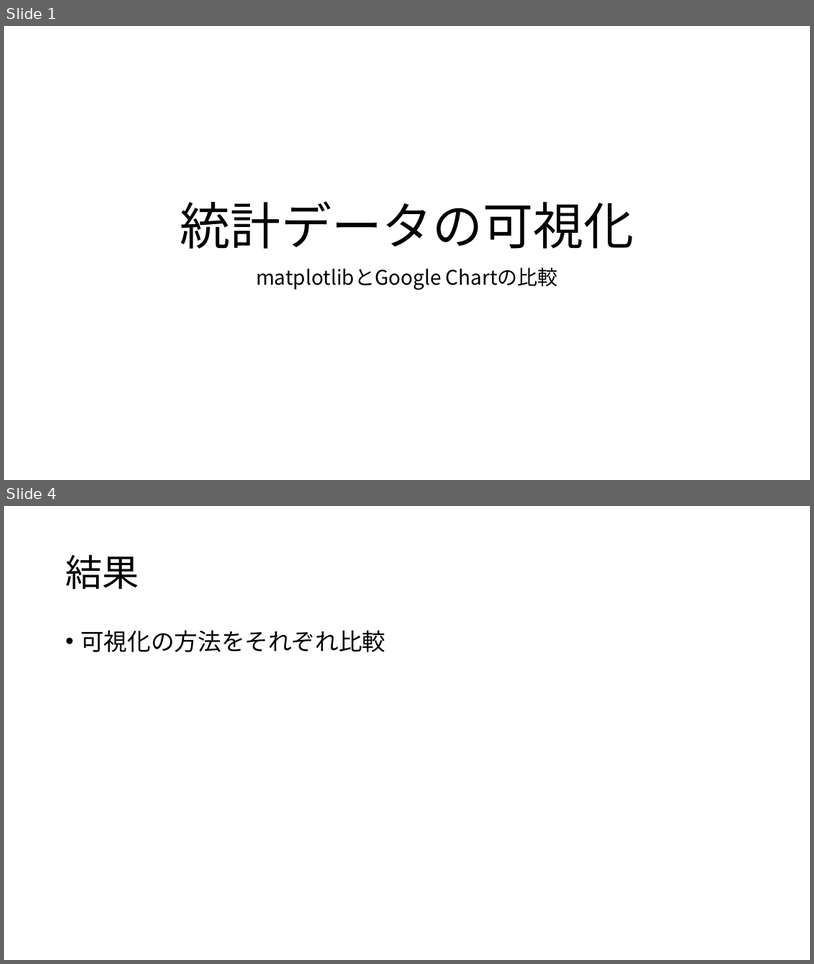
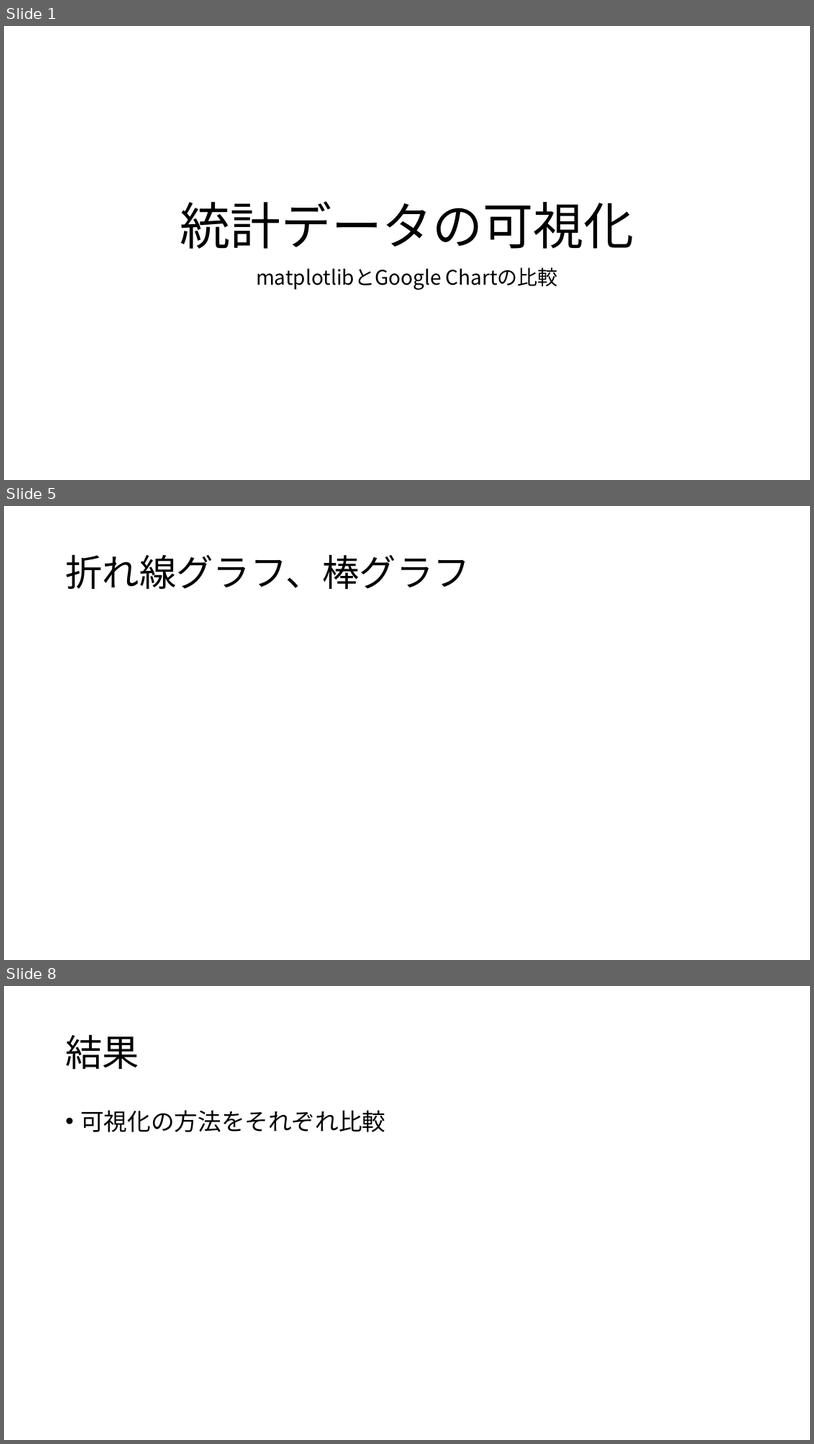
Before and after one commit to erevest-cobalt/3pro, a slide deck: 統計データの可視化.pptx. Shown one above the other, each under a label of ours: slides 1 and 4 before the commit, slides 1, 5 and 8 after it; the slides between them are not shown. The pictures are 814x964 and 814x1444 pixels, drawn with LibreOffice and Linux fonts; fonts in the diff are those of the drawing. Boxes give left, top, right and bottom in pixels: in the first picture for what was removed or moved away, otherwise in the second. Text is boxed around its words. In the diff, an @@ line names an element or a change of style, - is before the commit and + after.

```diff
--- a/統計データの可視化.pptx
+++ b/統計データの可視化.pptx
@@ slide 5 added at (4, 506, 810, 960), background #FFFFFF @@
@@ title added at (65, 555, 471, 590), 44 pt, text #000000 @@
+折れ線グラフ、棒グラフ
@@ what was slide 4 is now slide 8 @@
```
Also in this commit, not shown: 2 slides changed, 3 other slides added.
